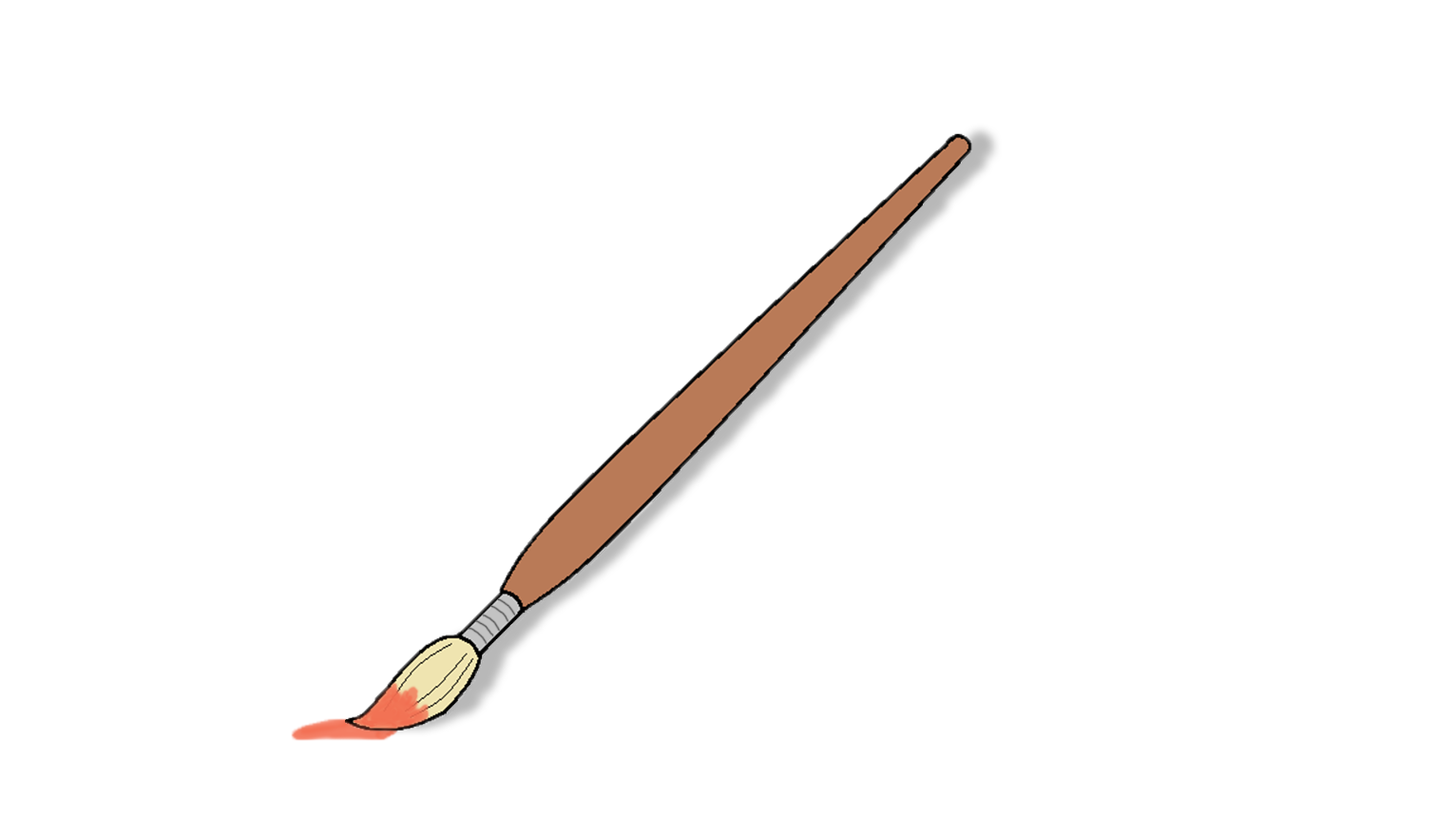
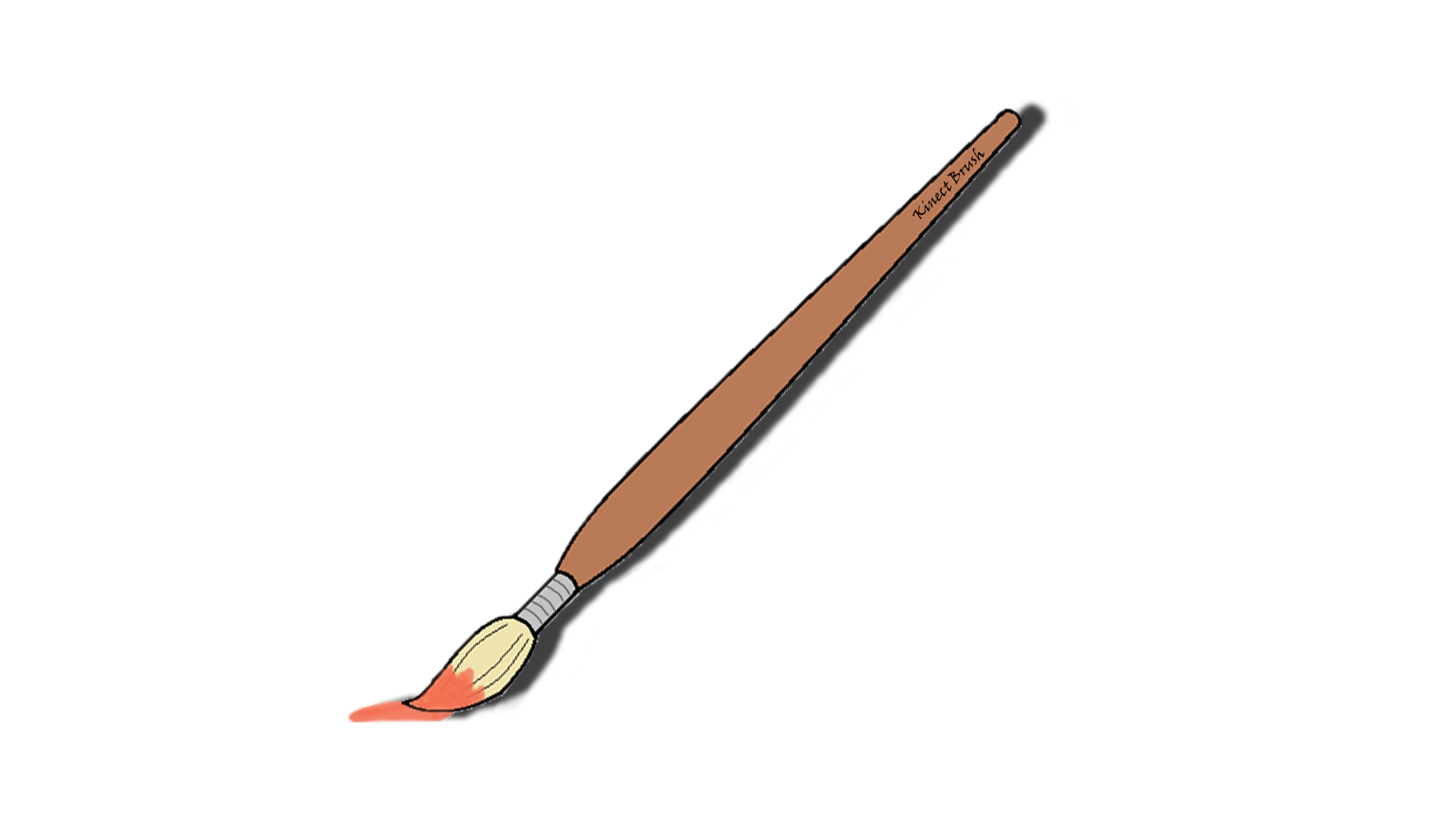
Revision of a layered w=1455, h=819 image; what changed, layer by layer:
painted on "Layer 0" over bbox(290, 99, 1052, 741)
